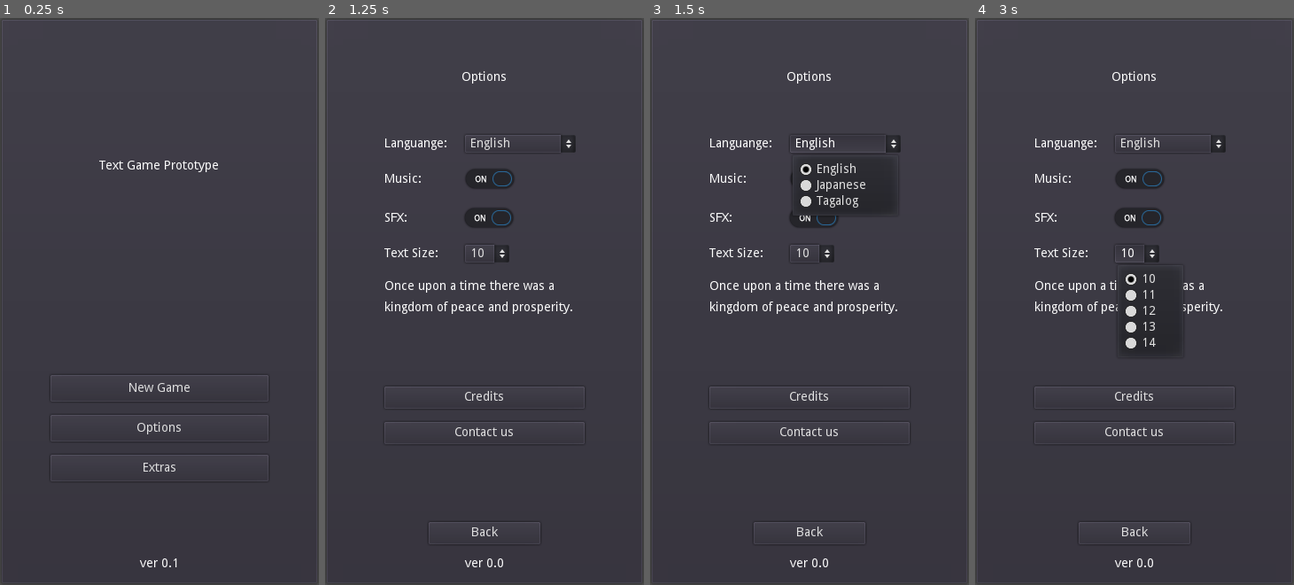
Above: before the commit, frames 1-4 (left to right).
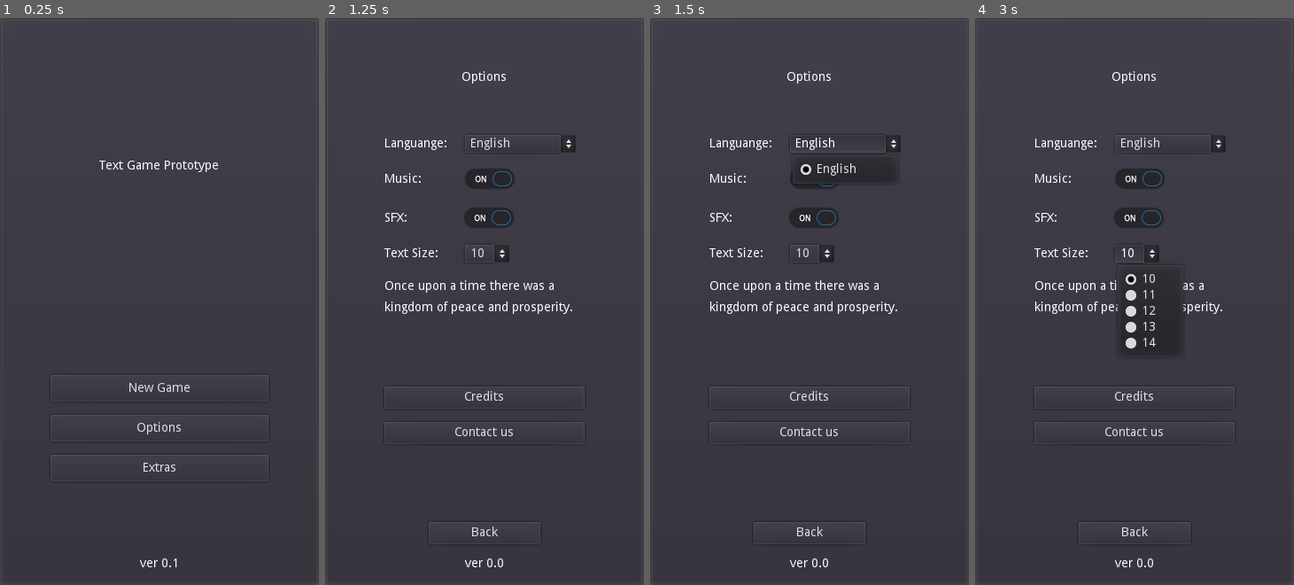
Above: after the commit, the same moments.

Repository: philipuriarte/A-Churchyard-of-Orphans
Game: Godot game, scene res://scenes/main.tscn
Same seed, same stepped clock (60 frames per second), same inputs: the game is played once before the commit and once after it.
Inputs (mouse positions are in pixels of both pictures, inside the frame that each line leads up to):
- Up to frame 1 (0.25 s): no input
- Up to frame 2 (1.25 s): click "Options" at 0.5 s
- Up to frame 3 (1.5 s): click "English" at 1.25 s
- Up to frame 4 (3 s): click (1140, 216) at 2 s; click "10" at 2.75 s

Frames 1-2 are identical in both runs. In frame 3, 0.9% of the frame differs, in the area x 44-76%, y 28-36%; in frame 4, nothing differs.

Commit message:
Remove Tagalog and Japanese in language options

Diff:
--- a/scenes/options_screen.tscn
+++ b/scenes/options_screen.tscn
@@ -67,7 +67,7 @@
 focus_mode = 0
 enabled_focus_mode = 0
 text = "English"
-items = [ "English", null, false, 0, null, "Japanese", null, false, 1, null, "Tagalog", null, false, 2, null ]
+items = [ "English", null, false, 0, null ]
 selected = 0
 
 [node name="MusicContainer" type="VBoxContainer" parent="MarginContainer/MainCointainer/OptionsMargin/OptionsContainer"]
